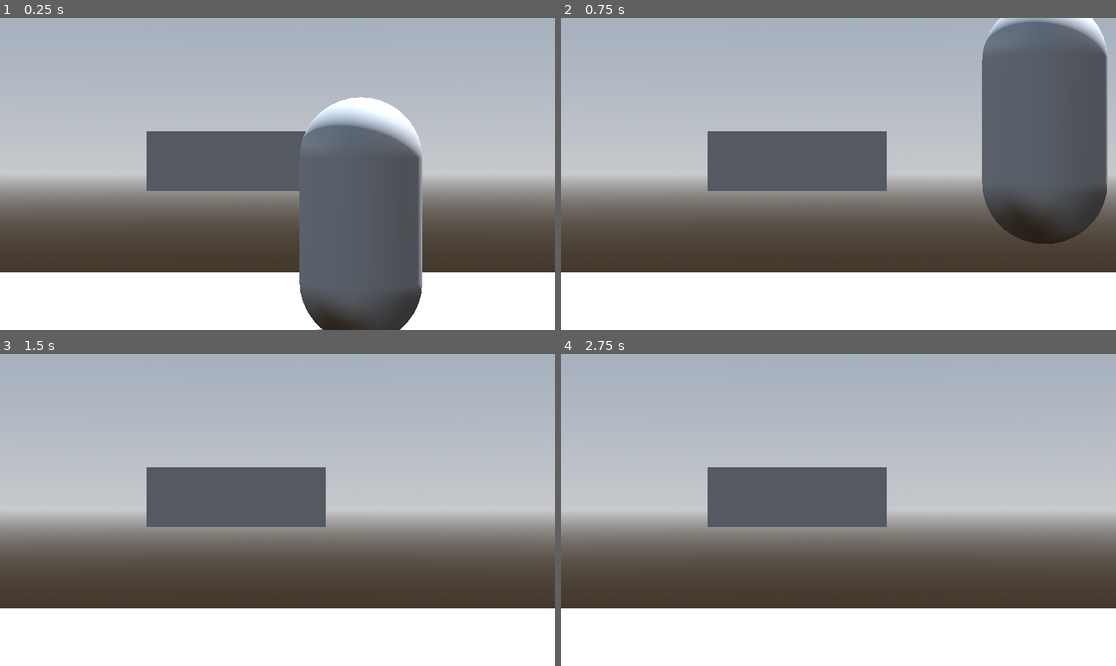
Above: before the commit, frames 1-4 (two rows, left to right).
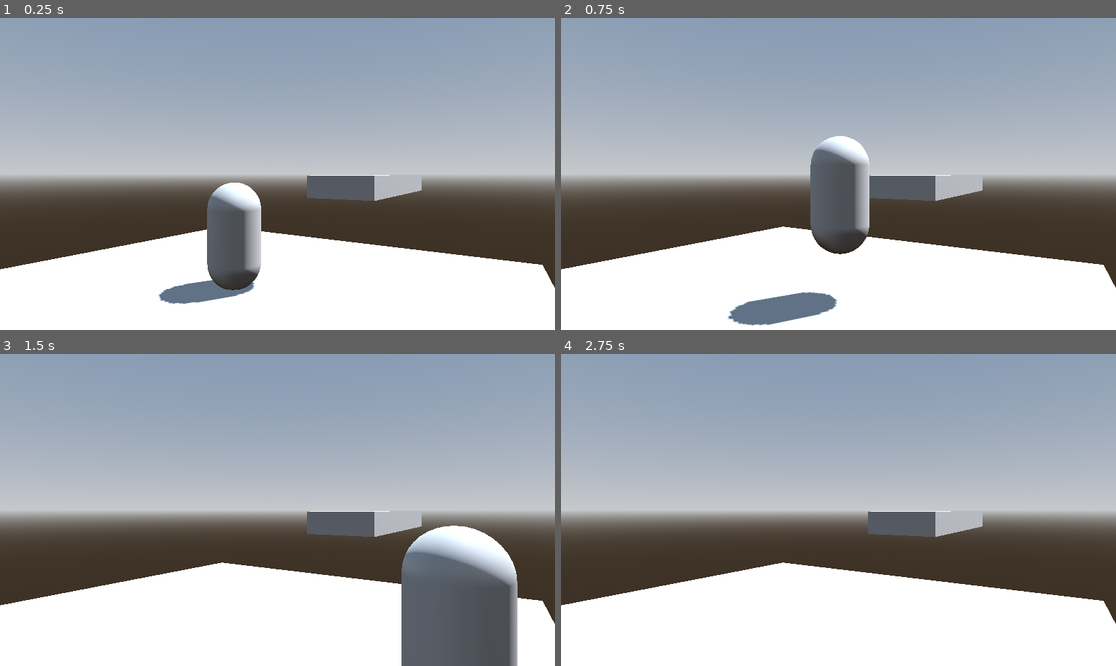
Above: after the commit, the same moments.

Repository: azeiber/3D-Game
Game: Godot game, scene res://main.tscn
Two runs of this game, one before a commit and one after it. Both use one fixed random seed, a clock stepped at 60 frames per second and the inputs below.
Inputs (mouse positions are in pixels of both pictures, inside the frame that each line leads up to):
- Up to frame 1 (0.25 s): no input
- Up to frame 2 (0.75 s): tap Enter (ui_accept) at 0.5 s; move the mouse to (960, 158) at 0.52 s; hold Right (ui_right) from 0.53 s (still down)
- Up to frame 3 (1.5 s): tap Enter (ui_accept) at 0.77 s; move the mouse to (166, 525) at 1.27 s; release Right (ui_right) at 1.28 s; hold Down (ui_down) from 1.28 s (still down)
- Up to frame 4 (2.75 s): tap Enter (ui_accept) at 1.52 s; move the mouse to (894, 441) at 2.02 s; release Down (ui_down) at 2.03 s; hold Right (ui_right) from 2.03 s (still down)

The runs differ from the first frame. In frame 1, 58% of the frame differs, in the area x 0-100%, y 0-100%; in frame 2, 55%; in frame 3, 55%; in frame 4, 50%.

Commit message:
Adjusted camera

Diff:
--- a/3d-game/main.tscn
+++ b/3d-game/main.tscn
@@ -44,8 +44,8 @@
 shape = SubResource("CapsuleShape3D_p7vkv")
 
 [node name="Camera3D" type="Camera3D" parent="."]
-transform = Transform3D(1, 0, 0, 0, 1, 0, 0, 0, 1, -0.678782, 1.56483, 7.78319)
-fov = 18.5944
+transform = Transform3D(0.834059, 0, 0.551675, 0, 1, 0, -0.551675, 0, 0.834059, 4.07905, 2.34714, 4.70161)
+fov = 50.7926
 
 [node name="CSGBox3D2" type="CSGBox3D" parent="."]
 transform = Transform3D(1, 0, 0, 0, 1, 0, 0, 0, 1, -1.37041, 1.78443, -13.1958)
